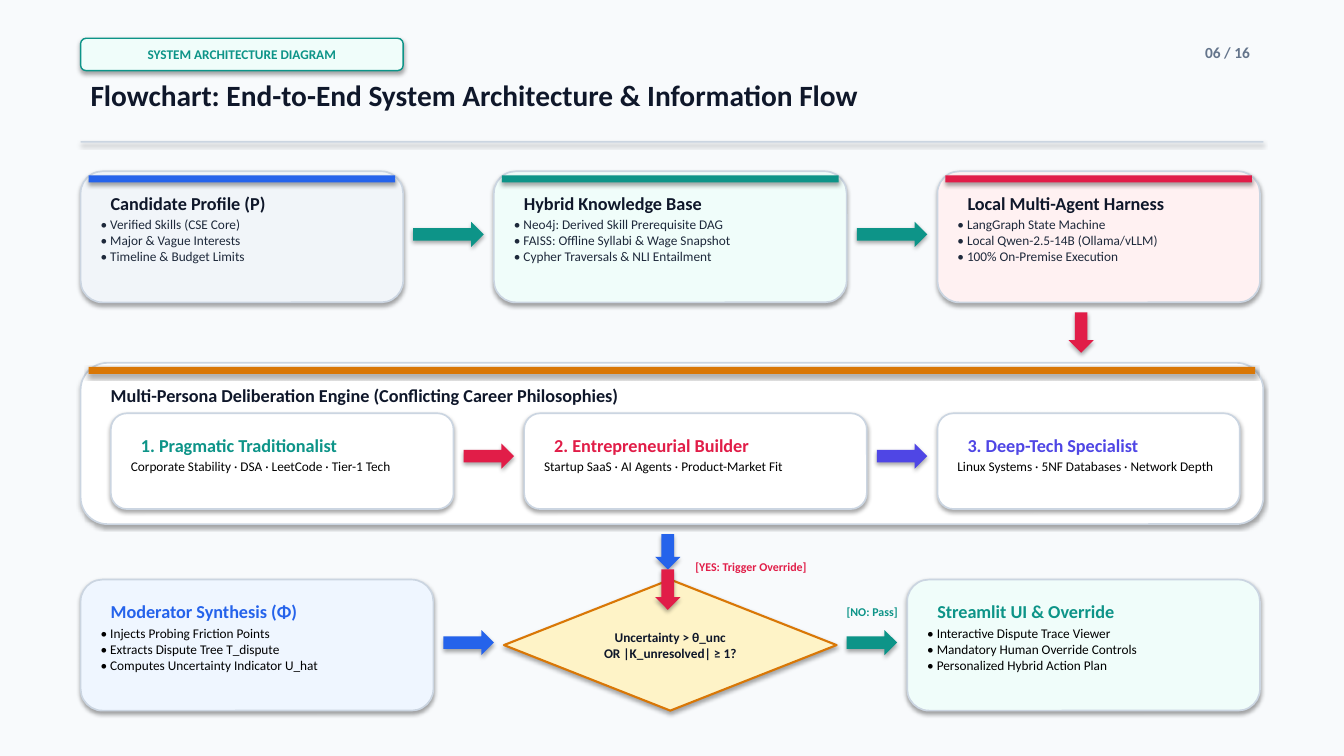
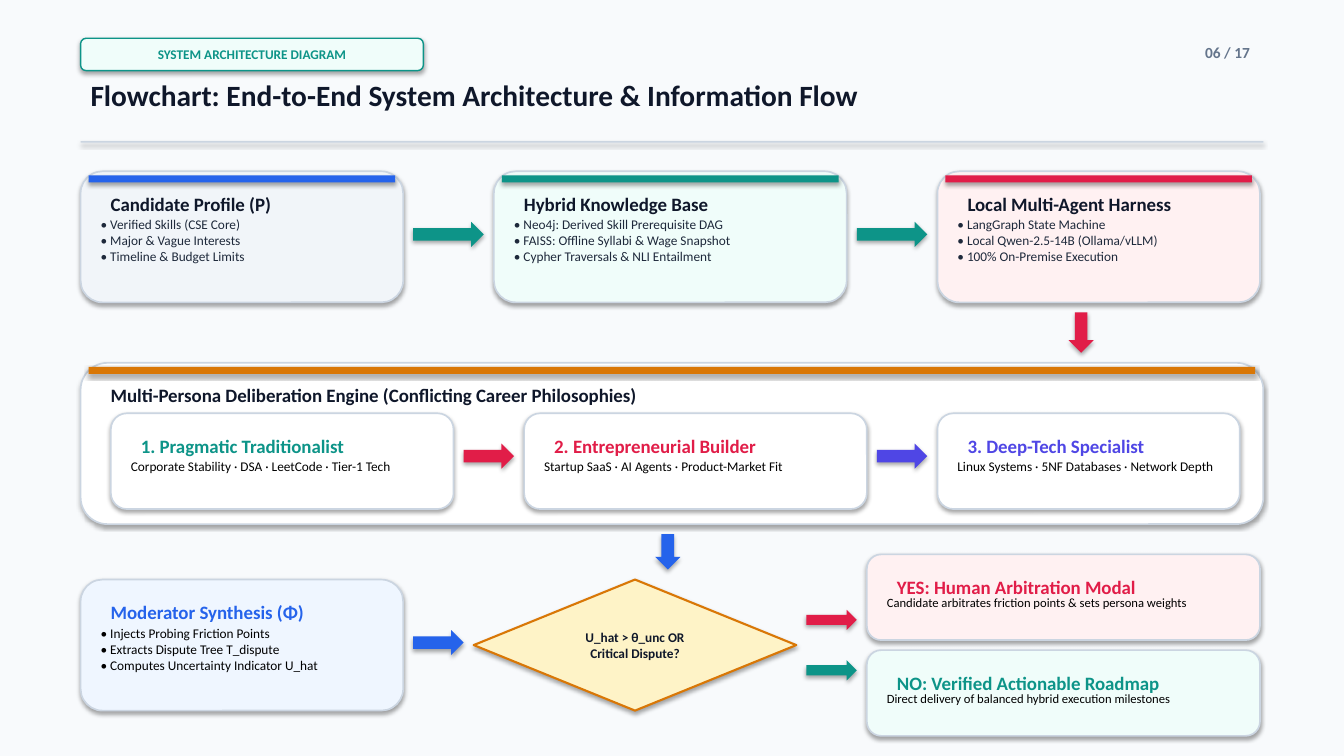
Before and after one commit to parth2024-tech/rai-project, a slide deck: slide 6 of Final_Presentation.pptx. Drawn at 1344x756 pixels with LibreOffice and Linux fonts; fonts in the diff are those of the drawing. Boxes give left, top, right and bottom in pixels: in the first picture for what was removed or moved away, otherwise in the second. Text is boxed around its words. In the diff, an @@ line names an element or a change of style, - is before the commit and + after.

```diff
--- a/Final_Presentation.pptx
+++ b/Final_Presentation.pptx
@@ rounded rectangle "SYSTEM ARCHITECTURE DIAGRAM": place and size @@
-rounded rectangle "SYSTEM ARCHITECTURE DIAGRAM" at box(81, 38, 403, 71)
+rounded rectangle "SYSTEM ARCHITECTURE DIAGRAM" at box(81, 38, 423, 71)
@@ text at box(1205, 47, 1250, 58): text changed @@
-06 / 16
+06 / 17
@@ text removed at box(695, 562, 806, 573) @@
-[YES: Trigger Override]
@@ rounded rectangle added at box(867, 555, 1260, 640), fill #FFF1F2, outline #CBD5E1 1.2 pt @@
@@ rounded rectangle: place and size @@
-rounded rectangle at box(81, 580, 434, 711)
+rounded rectangle at box(81, 580, 403, 711)
@@ size 13 to 13.5 pt in 8 elements at box(111, 197, 271, 214), box(524, 197, 708, 214), box(968, 197, 1171, 215), box(111, 388, 637, 406), box(141, 439, 344, 457), box(554, 439, 756, 456), box(968, 439, 1144, 456), box(111, 605, 304, 622) @@
@@ diamond "U_hat > θ_unc OR Critical ...": place and size @@
-diamond "U_hat > θ_unc OR Critical ..." at box(504, 580, 837, 711)
+diamond "U_hat > θ_unc OR Critical ..." at box(474, 580, 797, 711)
@@ down arrow removed at box(655, 570, 681, 610) @@
@@ text added at box(887, 598, 1187, 609), 9 pt, text #000000 @@
+Candidate arbitrates friction points & sets persona weights
@@ text added at box(897, 580, 1136, 599), 13.5 pt, text #E11D48, bold @@
+YES: Human Arbitration Modal
@@ right arrow added at box(807, 610, 857, 630), fill #E11D48 @@
@@ text removed at box(847, 607, 897, 618) @@
-[NO: Pass]
@@ text removed at box(937, 605, 1114, 618) @@
-Streamlit UI & Override
@@ right arrow: place and size @@
-right arrow at box(444, 630, 494, 655)
+right arrow at box(413, 630, 464, 655)
@@ text in diamond at box(585, 632, 684, 660): text changed @@
-Uncertainty > θ_unc
-OR |K_unresolved| ≥ 1?
+U_hat > θ_unc OR
+Critical Dispute?
@@ rounded rectangle: place and size @@
-rounded rectangle at box(907, 580, 1260, 711)
+rounded rectangle at box(867, 650, 1260, 736)
@@ right arrow: place and size @@
-right arrow at box(847, 630, 897, 655)
+right arrow at box(807, 660, 857, 681)
@@ text at box(897, 676, 1159, 695): text changed; size 9.5 to 13.5 pt; text colour #000000 to #0D9488; bold on @@
-• Interactive Dispute Trace Viewer
-• Mandatory Human Override Controls
-• Personalized Hybrid Action Plan
+NO: Verified Actionable Roadmap
@@ text added at box(887, 692, 1170, 705), 9 pt, text #000000 @@
+Direct delivery of balanced hybrid execution milestones
```
Also in this commit, not shown: 14 other slides changed, 2 slides added, 1 slide removed, 4 other files.
